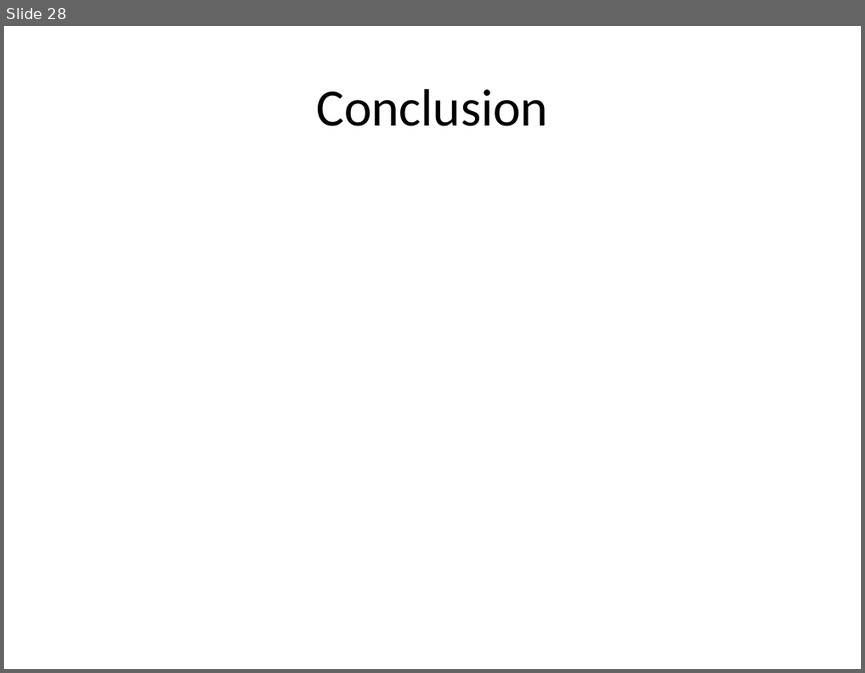
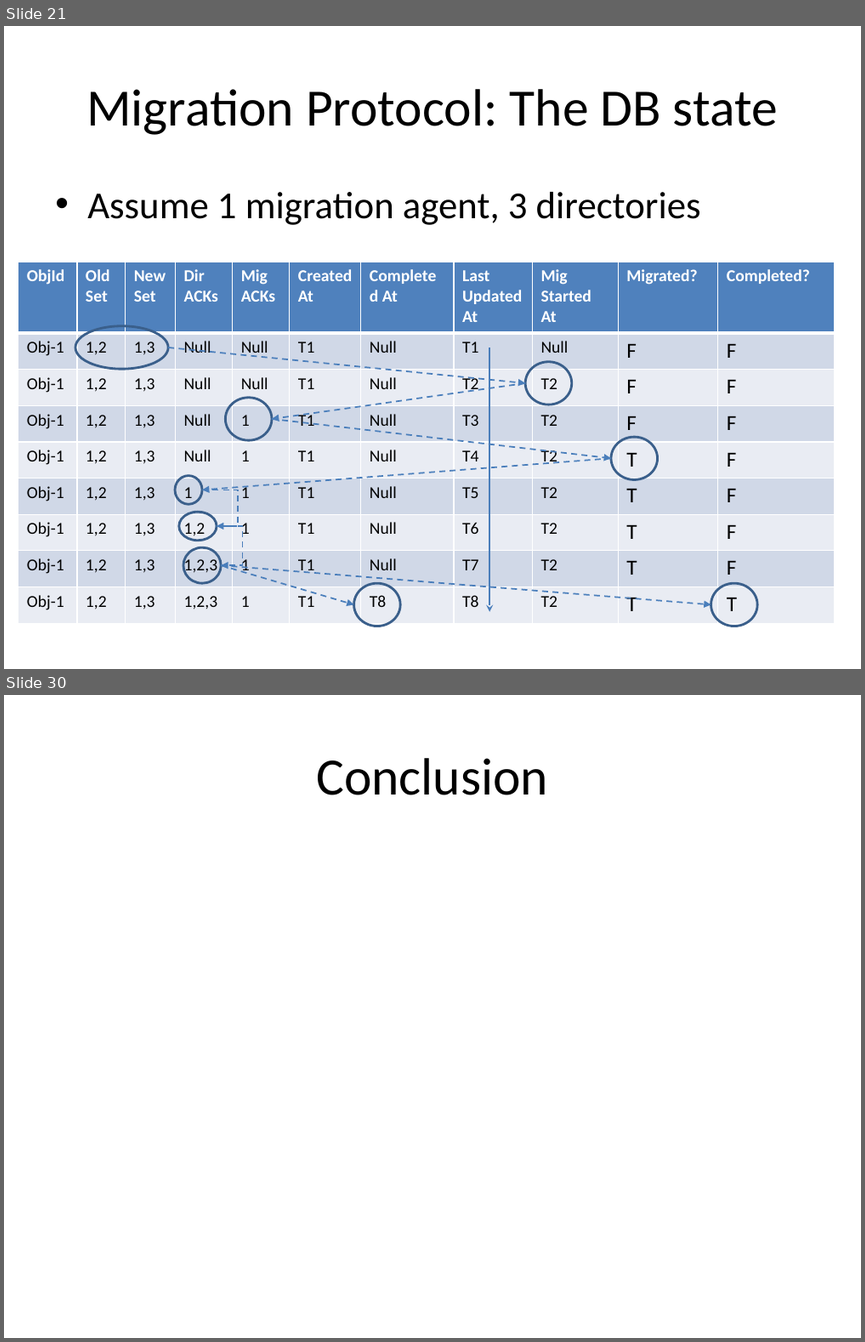
Before and after one commit to Slania/JPaxos-1, a slide deck: Paxos based directory updates for geo-replicated cloud storage.pptx. Shown one above the other, each under a label of ours: slide 28 before the commit, slides 21 and 30 after it; the slides between them are not shown. The pictures are 865x673 and 865x1342 pixels, drawn with LibreOffice and Linux fonts; fonts in the diff are those of the drawing. Boxes give left, top, right and bottom in pixels: in the first picture for what was removed or moved away, otherwise in the second. Text is boxed around its words. In the diff, an @@ line names an element or a change of style, - is before the commit and + after.

```diff
--- a/Paxos based directory updates for geo-replicated cloud storage.pptx
+++ b/Paxos based directory updates for geo-replicated cloud storage.pptx
@@ slide 21 added at box(4, 26, 861, 669), background #FFFFFF @@
@@ title added at box(86, 89, 778, 135), 44 pt, text #000000 @@
+Migration Protocol: The DB state
@@ text added at box(87, 192, 701, 225), 32 pt, text #000000 @@
+• Assume 1 migration agent, 3 directories
@@ table added at box(18, 261, 834, 624), 9 rows, 11 columns @@
+ObjId | Old Set | New Set | Dir ACKs | Mig ACKs | Created At | Completed At | Last Updated At | Mig Started At | Migrated? | Completed?
+Obj-1 | 1,2 | 1,3 | Null | Null | T1 | Null | T1 | Null | F | F
+Obj-1 | 1,2 | 1,3 | Null | Null | T1 | Null | T2 | T2 | F | F
+Obj-1 | 1,2 | 1,3 | Null | 1 | T1 | Null | T3 | T2 | F | F
+Obj-1 | 1,2 | 1,3 | Null | 1 | T1 | Null | T4 | T2 | T | F
+Obj-1 | 1,2 | 1,3 | 1 | 1 | T1 | Null | T5 | T2 | T | F
+Obj-1 | 1,2 | 1,3 | 1,2 | 1 | T1 | Null | T6 | T2 | T | F
+Obj-1 | 1,2 | 1,3 | 1,2,3 | 1 | T1 | Null | T7 | T2 | T | F
+Obj-1 | 1,2 | 1,3 | 1,2,3 | 1 | T1 | T8 | T8 | T2 | T | T
@@ ellipse added at box(75, 326, 168, 369), outline #3A5F8C 2 pt @@
@@ arrow added from (169, 347) to (525, 383), #4B7EBC 1.25 pt dashed @@
@@ arrow added from (490, 347) to (490, 611), #4B7EBC 1.5 pt @@
@@ ellipse added at box(525, 362, 571, 405), outline #3A5F8C 2 pt @@
@@ ellipse added at box(225, 397, 271, 440), outline #3A5F8C 2 pt @@
@@ arrow added from (525, 383) to (271, 419), #4B7EBC 1.25 pt dashed @@
@@ arrow added from (271, 419) to (611, 458), #4B7EBC 1.25 pt dashed @@
@@ arrow added from (611, 458) to (202, 489), #4B7EBC 1.25 pt dashed @@
@@ ellipse added at box(611, 437, 657, 479), outline #3A5F8C 2 pt @@
@@ ellipse added at box(175, 475, 202, 503), outline #3A5F8C 2 pt @@
@@ elbow arrow added from (202, 489) to (216, 526), #4B7EBC 1.25 pt dashed @@
@@ ellipse added at box(179, 512, 216, 540), outline #3A5F8C 2 pt @@
@@ elbow arrow added from (216, 526) to (221, 565), #4B7EBC 1.25 pt dashed @@
@@ ellipse added at box(183, 547, 221, 583), outline #3A5F8C 2 pt @@
@@ arrow added from (221, 565) to (353, 604), #4B7EBC 1.25 pt dashed @@
@@ arrow added from (221, 565) to (711, 604), #4B7EBC 1.25 pt dashed @@
@@ ellipse added at box(353, 583, 400, 626), outline #3A5F8C 2 pt @@
@@ ellipse added at box(711, 583, 757, 626), outline #3A5F8C 2 pt @@
@@ what was slide 28 is now slide 30 @@
```
Also in this commit, not shown: 10 slides changed, 11 other slides added, 10 slides removed.
